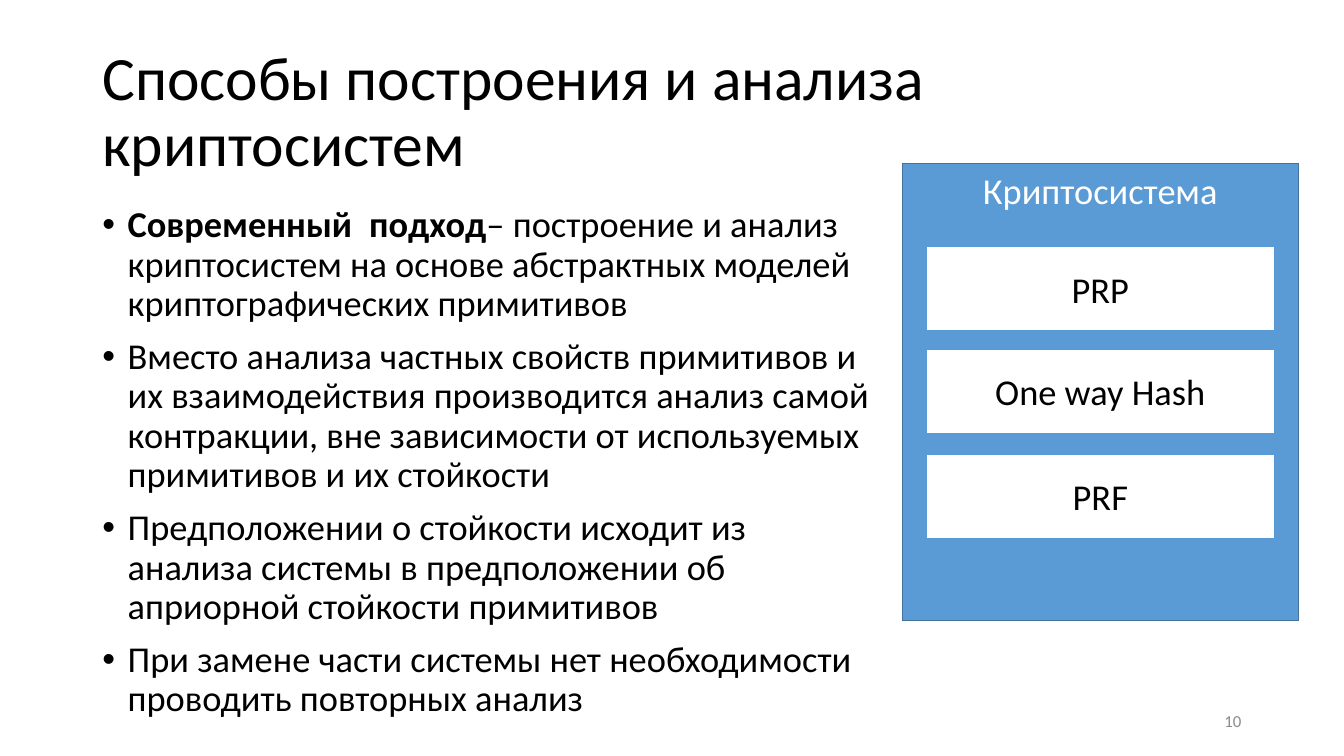
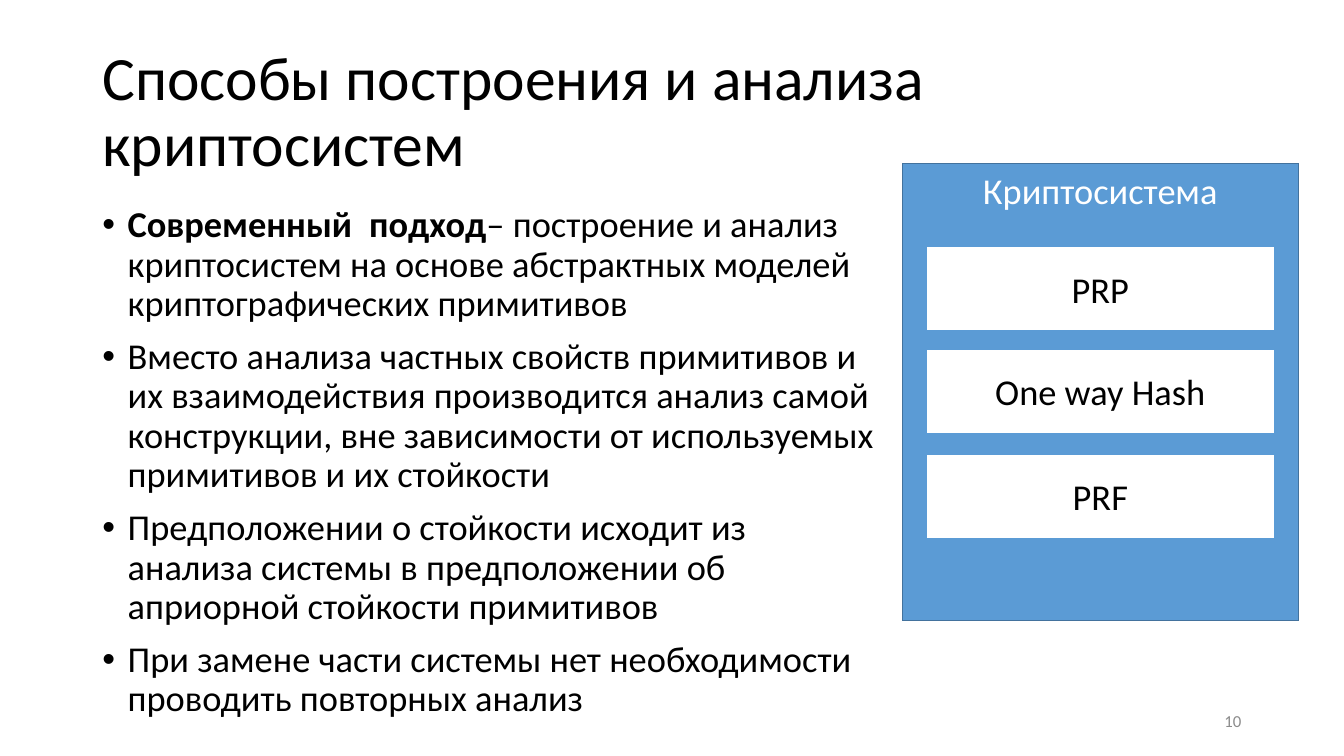
Before and after one commit to CryptoCourse/CryptoLectures, a slide deck: slide 10 of Lectures/Lecture1.pptx. Drawn at 1344x756 pixels with LibreOffice and Linux fonts; fonts in the diff are those of the drawing. Boxes give left, top, right and bottom in pixels: in the first picture for what was removed or moved away, otherwise in the second. Text is boxed around its words. In the diff, an @@ line names an element or a change of style, - is before the commit and + after.

```diff
--- a/Lectures/Lecture1.pptx
+++ b/Lectures/Lecture1.pptx
@@ text at [128, 344, 873, 493]: text changed @@
-• Вместо анализа частных свойств примитивов и их взаимодействия производится анализ самой контракции, вне зависимости от используемых примитивов и их стойкости
+• Вместо анализа частных свойств примитивов и их взаимодействия производится анализ самой конструкции, вне зависимости от используемых примитивов и их стойкости
```
Also in this commit, not shown: 1 other slide changed, 1 other file.
